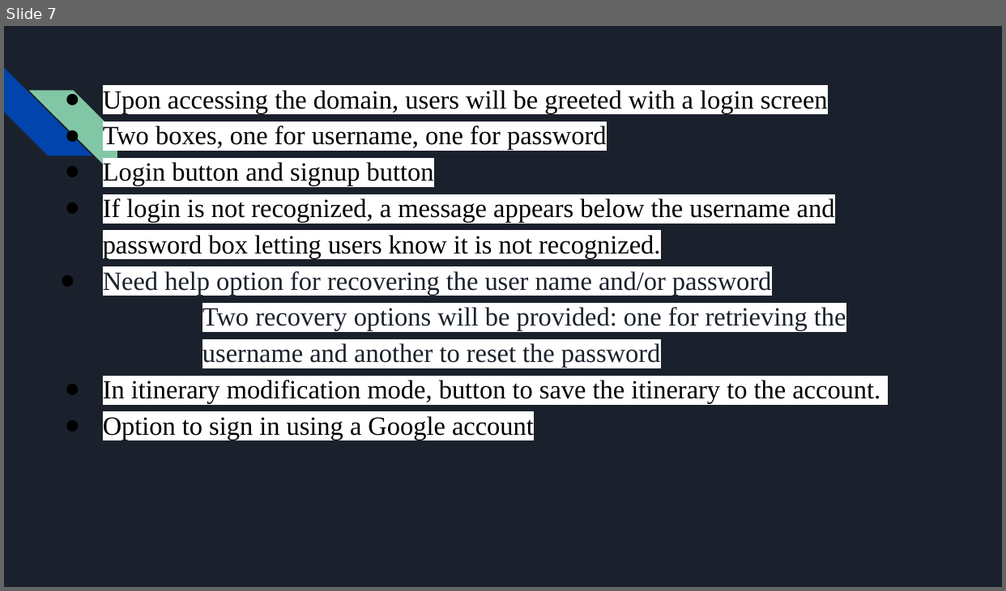
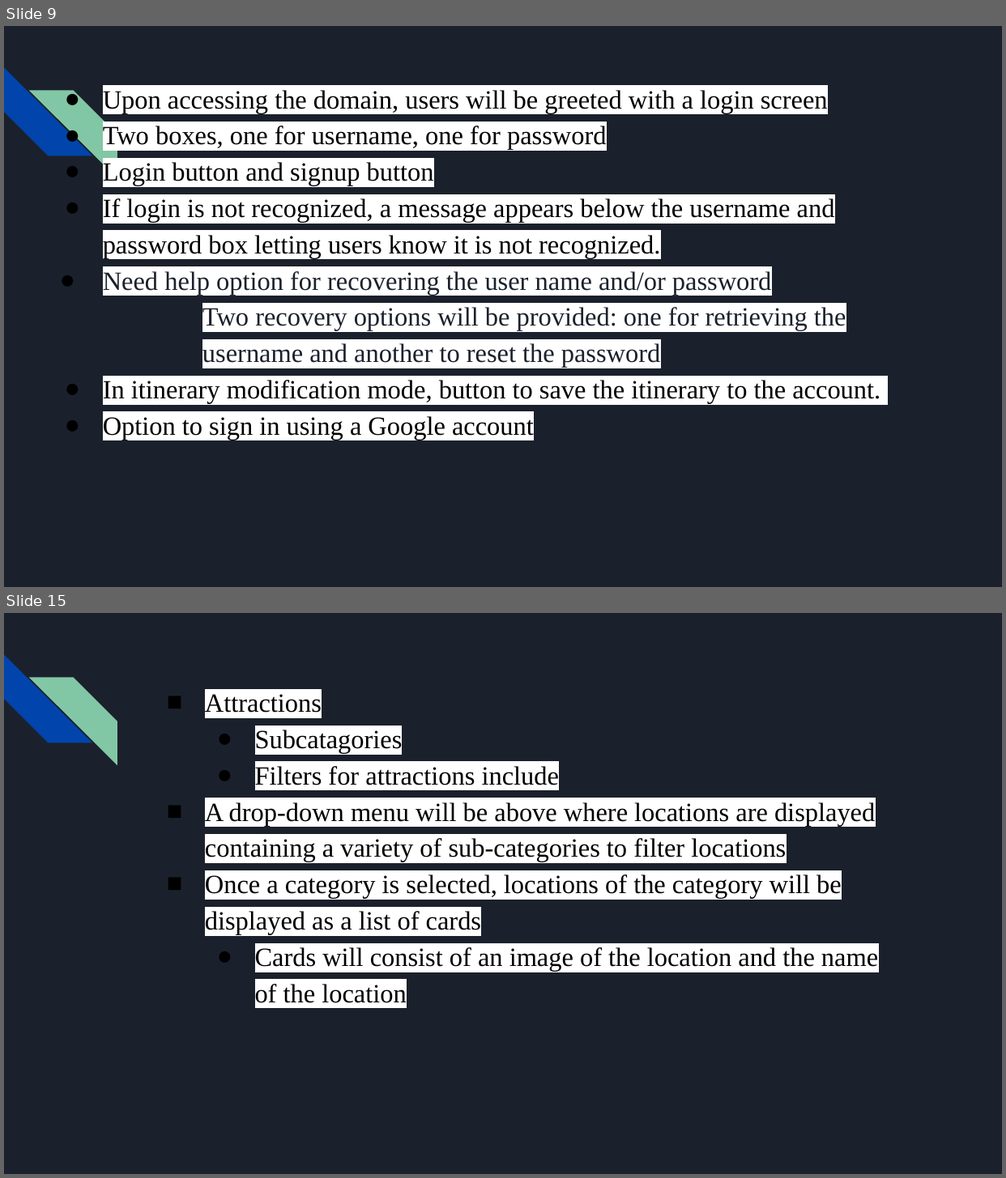
Before and after one commit to DustinWZook/Atlas-Itinerary, a slide deck: Documents/CSCI 4805 Project Requirements.pptx. Shown one above the other, each under a label of ours: slide 7 before the commit, slides 9 and 15 after it; the slides between them are not shown. The pictures are 1006x591 and 1006x1178 pixels, drawn with LibreOffice and Linux fonts; fonts in the diff are those of the drawing. Boxes give left, top, right and bottom in pixels: in the first picture for what was removed or moved away, otherwise in the second. Text is boxed around its words. In the diff, an @@ line names an element or a change of style, - is before the commit and + after.

```diff
--- a/Documents/CSCI 4805 Project Requirements.pptx
+++ b/Documents/CSCI 4805 Project Requirements.pptx
@@ slide 15 added at [4, 613, 1002, 1174], background #1B212C; not listed: 2 template elements that a slide beside it also shows @@
@@ text added at [205, 694, 878, 1003], 19 pt, text #000000 @@
+    ■ Attractions
+      ● Subcatagories
+      ● Filters for attractions include
+    ■ A drop-down menu will be above where locations are displayed containing a variety of sub-categories to filter locations
+    ■ Once a category is selected, locations of the category will be displayed as a list of cards
+      ● Cards will consist of an image of the location and the name of the location
@@ what was slide 7 is now slide 9 @@
```
Also in this commit, not shown: 8 other slides added, 5 slides removed.
